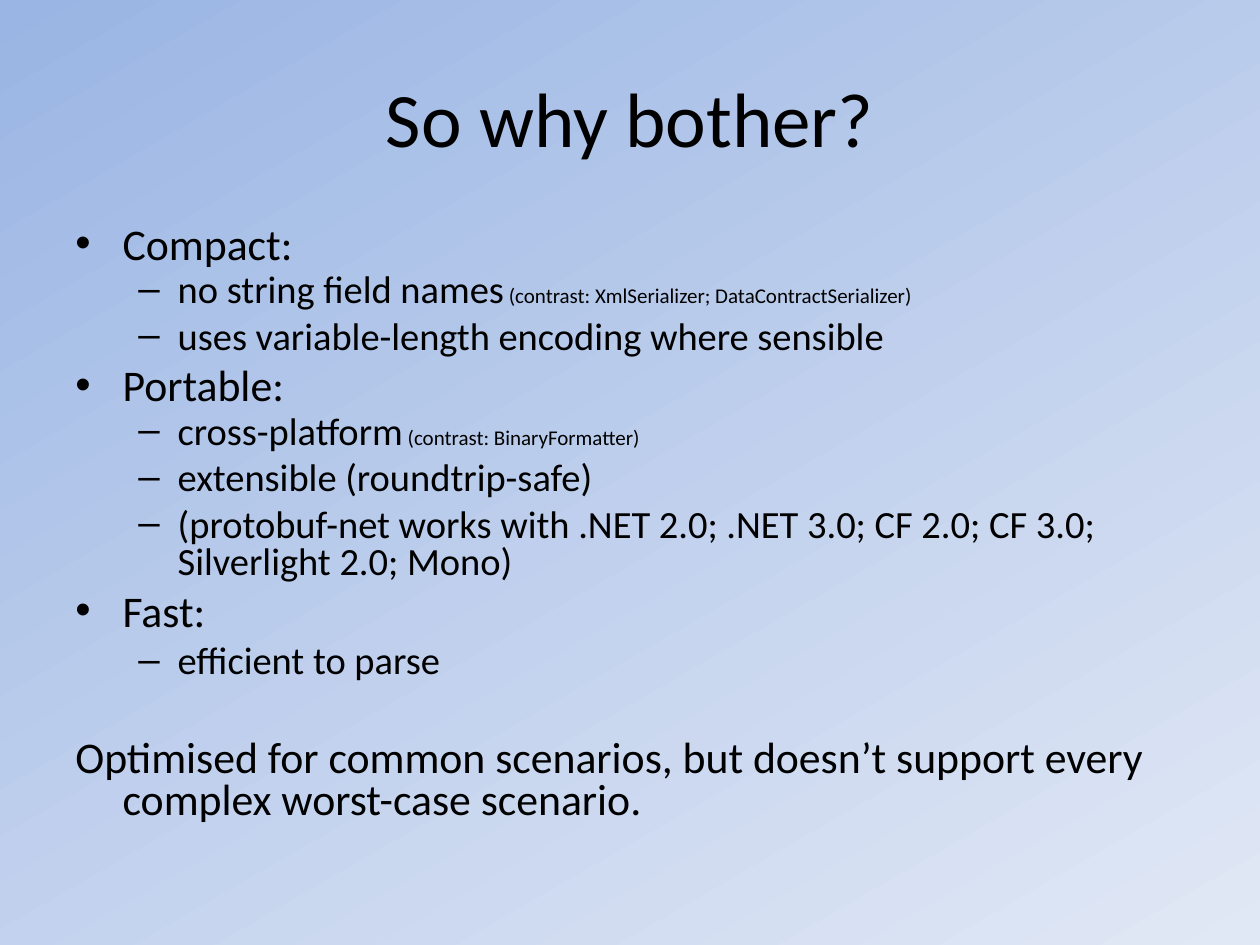
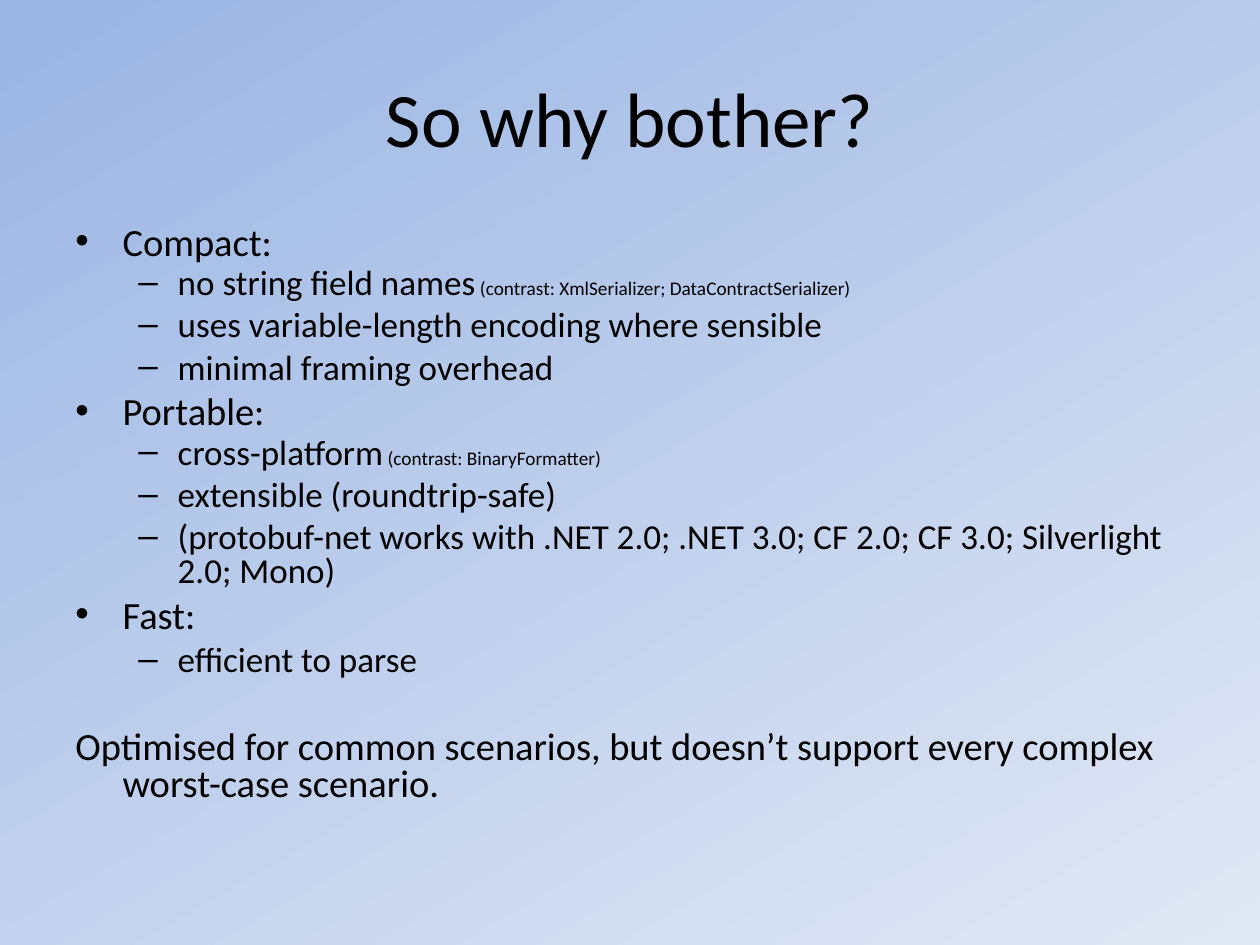
Before and after one commit to nilavghosh/ProtoBuf_Net, a slide deck: slide 5 of Tools/Protocol Buffers.ppt (slide 4 before the commit). Drawn at 1260x945 pixels with LibreOffice and Linux fonts; fonts in the diff are those of the drawing. Boxes give left, top, right and bottom in pixels: in the first picture for what was removed or moved away, otherwise in the second. Text is boxed around its words. In the diff, an @@ line names an element or a change of style, - is before the commit and + after.

```diff
--- a/Tools/Protocol Buffers.ppt
+++ b/Tools/Protocol Buffers.ppt
@@ text at [75,231,1162,798]: size 25 to 22 pt in "Compact:", "Portable:", "Fast:", "Optimised for common scenarios, but doesn’t support ..."; size 22 to 20 pt in "no string field names", "uses variable-length encoding where sensible", "cross-platform", "extensible (roundtrip-safe)" and 2 more places; size 12 to 11 pt in "(contrast: XmlSerializer; DataContractSerializer)", "(contrast: BinaryFormatter)" @@
@@ text at [178,355,553,386]: paragraph added @@
+  – minimal framing overhead
```
Also in this commit, not shown: 2 other slides changed, 3 slides added, 1 slide removed.
